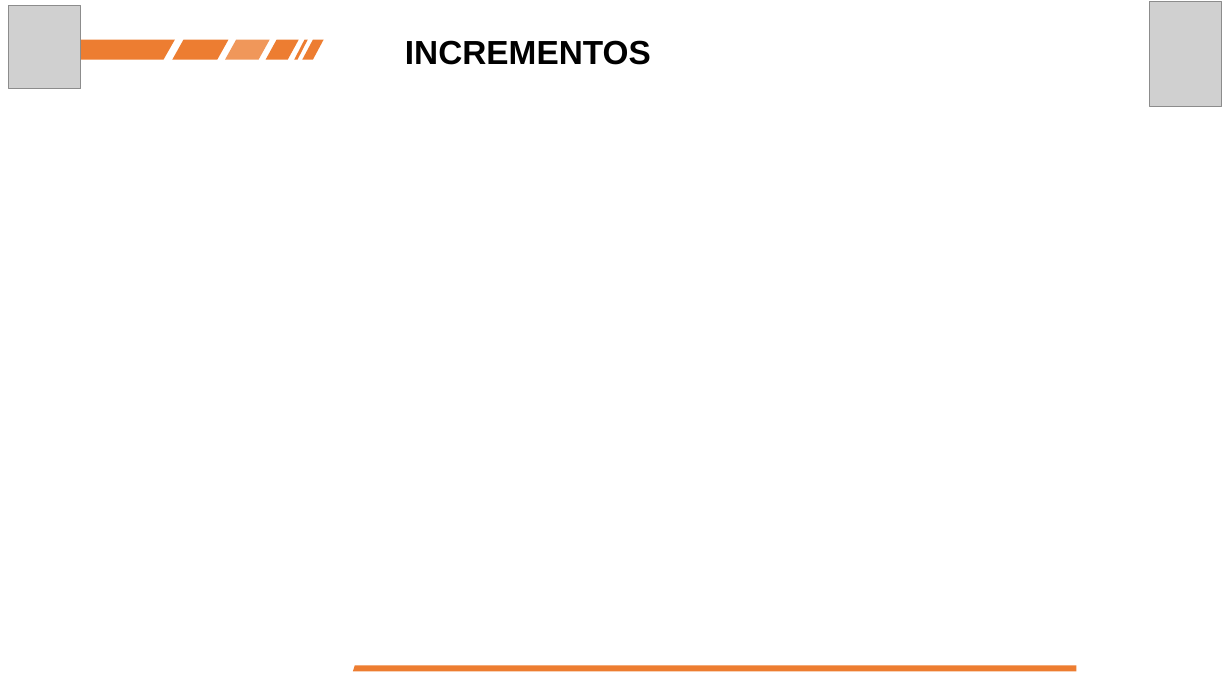
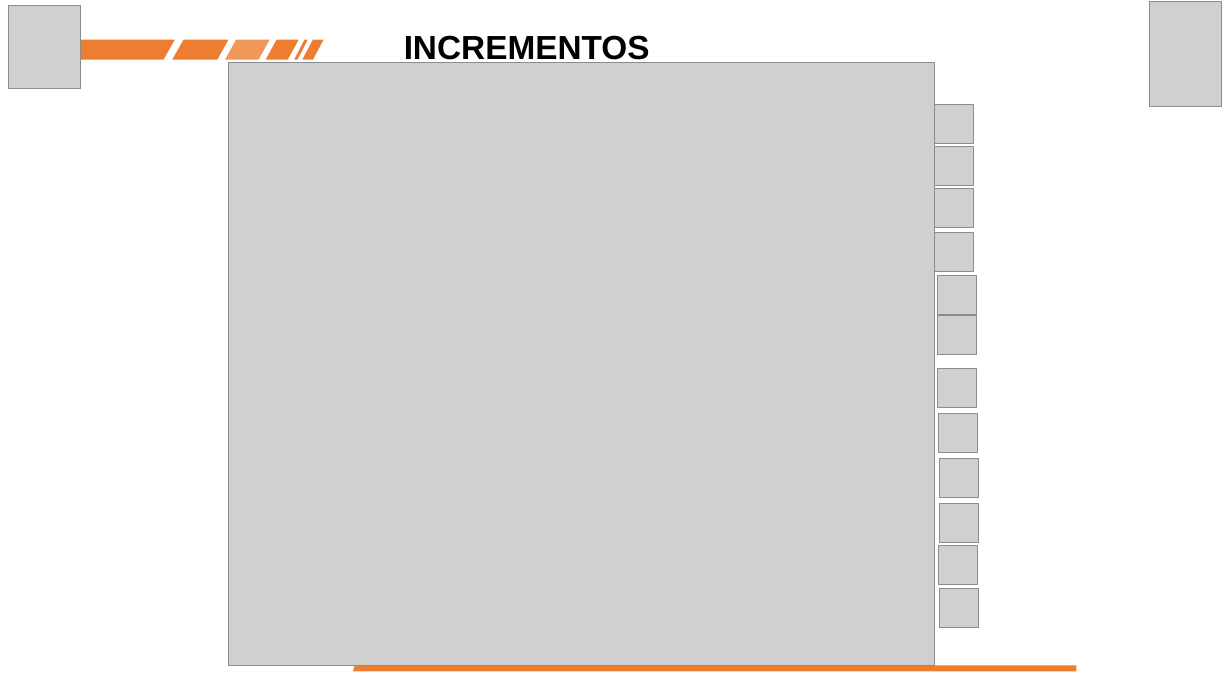
Before and after one commit to antrequenamartinez/Octubre_Revista_Ejercito_WIKI, a slide deck: slide 7 of Presentaciones/Sprint 01_Review.pptx (slide 8 before the commit). Drawn at 1232x693 pixels with LibreOffice and Linux fonts; fonts in the diff are those of the drawing; grey boxes stand for pictures. Boxes give left, top, right and bottom in pixels: in the first picture for what was removed or moved away, otherwise in the second. Text is boxed around its words. In the diff, an @@ line names an element or a change of style, - is before the commit and + after.

```diff
--- a/Presentaciones/Sprint 01_Review.pptx
+++ b/Presentaciones/Sprint 01_Review.pptx
@@ text "INCREMENTOS" rewrapped from (405, 40, 651, 65) to (404, 35, 650, 65) @@
@@ picture added at (229, 63, 935, 665) @@
@@ picture added at (934, 104, 973, 143) @@
@@ picture added at (934, 147, 973, 186) @@
@@ picture added at (934, 189, 973, 227) @@
@@ picture added at (934, 232, 973, 271) @@
@@ picture added at (938, 275, 977, 314) @@
@@ picture added at (938, 315, 977, 354) @@
@@ picture added at (938, 369, 977, 408) @@
@@ picture added at (939, 413, 978, 452) @@
@@ picture added at (940, 458, 979, 497) @@
@@ picture added at (940, 504, 979, 543) @@
@@ picture added at (939, 545, 978, 584) @@
@@ picture added at (940, 589, 979, 628) @@
```
Also in this commit, not shown: 3 other slides changed, 3 slides added, 1 slide removed, 6 other files.
